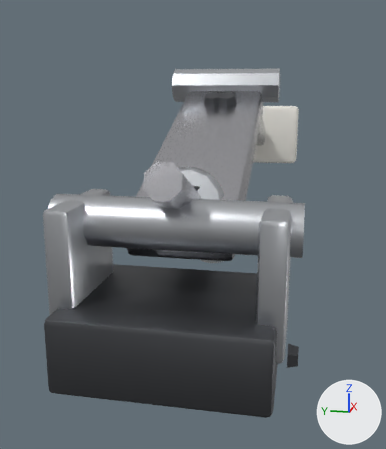
The glTF model Arena/assets/parts/utility/srimech.glb, before and after one commit.
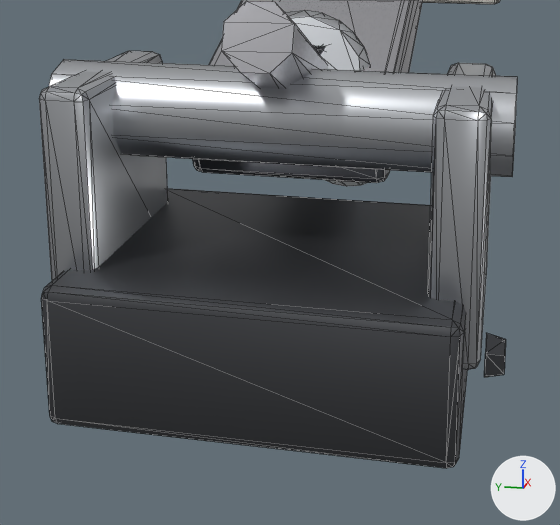
Old and new are each drawn whole from a 50 mm lens placed at (-0.262, -0.062, 0.144), pointed at (0.149, 0.02, 0.041) and again close up on the part from 6% to 85% of the width and 36% to 100% of the height. The axes (+X, +Y, +Z) are drawn at lower right. The lights are the same throughout. The older version's two pictures come first. The close-ups show mesh edges as thin lines. Vertices at exactly the same position are counted once.

Names of what the first close-up shows: 'body'.
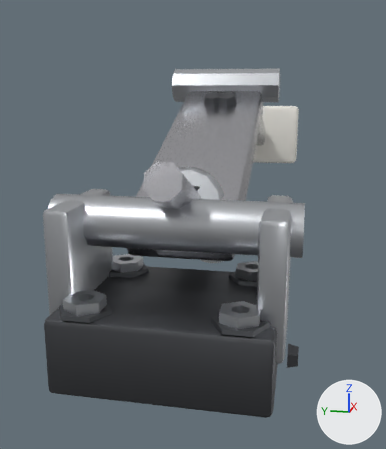
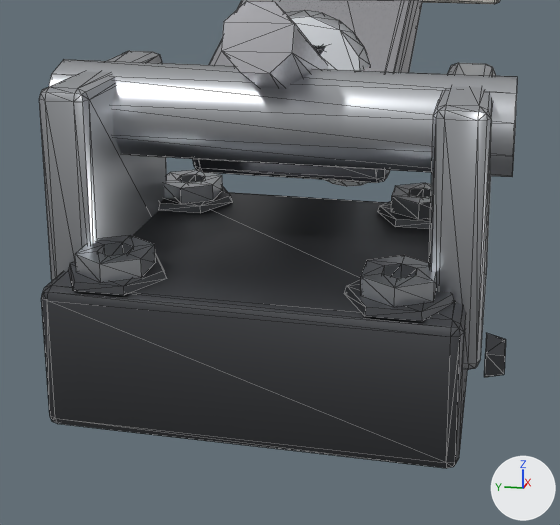
Location of each change, [x1, y1, x2, y2] in pixels of the close-ups (560 x 525 px):
part 1 of me_body, added: after [68, 253, 167, 295]
part 2 of me_body, added: after [344, 279, 455, 321]
part 3 of me_body, added: after [159, 186, 233, 213]
part 4 of me_body, added: after [378, 201, 430, 229]
part 5 of me_body, added: after [75, 235, 156, 283]
part 6 of me_body, added: after [361, 256, 436, 307]
part 7 of me_body, added: after [164, 170, 223, 204]
part 8 of me_body, added: after [391, 183, 431, 219]

The change, as a list of edits to the scene's bpy script:
```text
Change me_body:
    used by ob_body; location = (0.0, 0.0, 0.0)
    remove me_body.from_pydata(...)  # 708 vertices, 1312 faces; spans x -0.045..0.372, y -0.065..0.065, z 0.0..0.163
    add me_body.from_pydata(...)  # 852 vertices, 1584 faces; spans x -0.045..0.372, y -0.065..0.065, z 0.0..0.163
    me_body part 1: a new loose piece, a 6-sided cut cone along z (radius 0.0141 at the low end, 0.0134 at the high end) spanning x -0.0442..-0.0198, y 0.0239..0.0521, z 0.04..0.0422, in mat_dark_metal (dark grey #5f6165)
    me_body part 2: a new loose piece, a 6-sided cut cone along z (radius 0.0141 at the low end, 0.0134 at the high end) spanning x -0.0442..-0.0198, y -0.0521..-0.0239, z 0.04..0.0422, in mat_dark_metal (dark grey #5f6165)
    me_body part 3: a new loose piece, a 6-sided cut cone along z (radius 0.0141 at the low end, 0.0134 at the high end) spanning x 0.0198..0.0442, y 0.0239..0.0521, z 0.04..0.0422, in mat_dark_metal (dark grey #5f6165)
    me_body part 4: a new loose piece, a 6-sided cut cone along z (radius 0.0141 at the low end, 0.0134 at the high end) spanning x 0.0198..0.0442, y -0.0521..-0.0239, z 0.04..0.0422, in mat_dark_metal (dark grey #5f6165)
    me_body part 5: a new loose piece of 24 vertices spanning x -0.043..-0.022, y 0.029..0.047, z 0.042..0.047, in mat_steel (light grey #cbced3)
    me_body part 6: a new loose piece of 24 vertices spanning x -0.043..-0.022, y -0.047..-0.029, z 0.042..0.047, in mat_steel (light grey #cbced3)
    me_body part 7: a new loose piece of 24 vertices spanning x 0.022..0.043, y 0.029..0.047, z 0.042..0.047, in mat_steel (light grey #cbced3)
    me_body part 8: a new loose piece of 24 vertices spanning x 0.022..0.043, y -0.047..-0.029, z 0.042..0.047, in mat_steel (light grey #cbced3)
```
